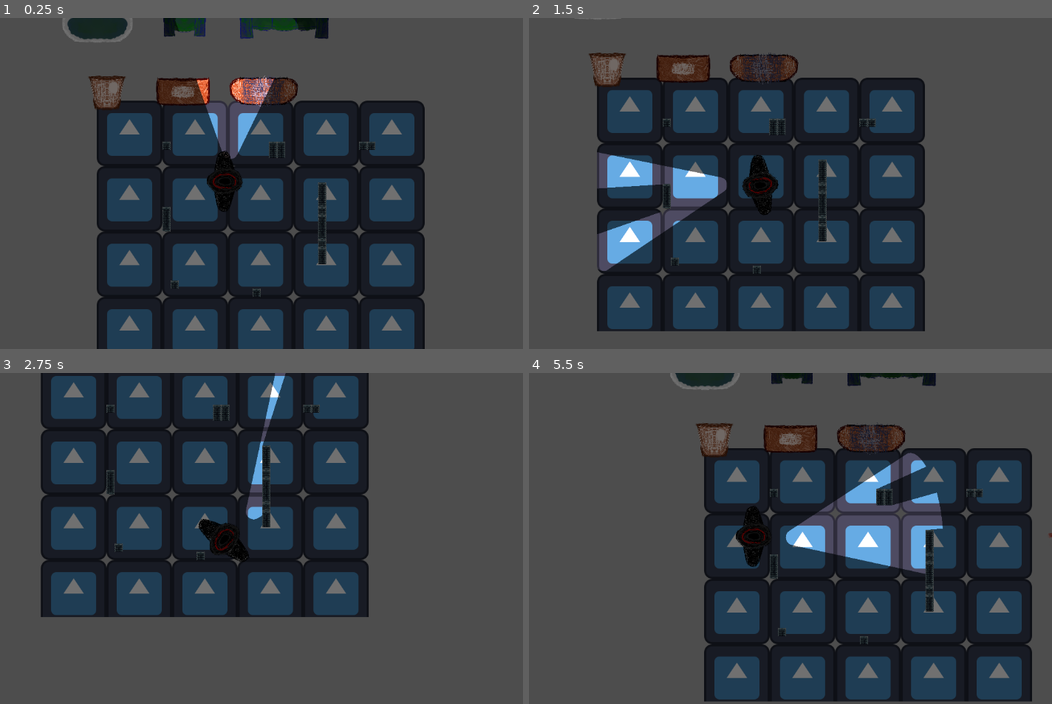
Above: before the commit, frames 1-4 (two rows, left to right).
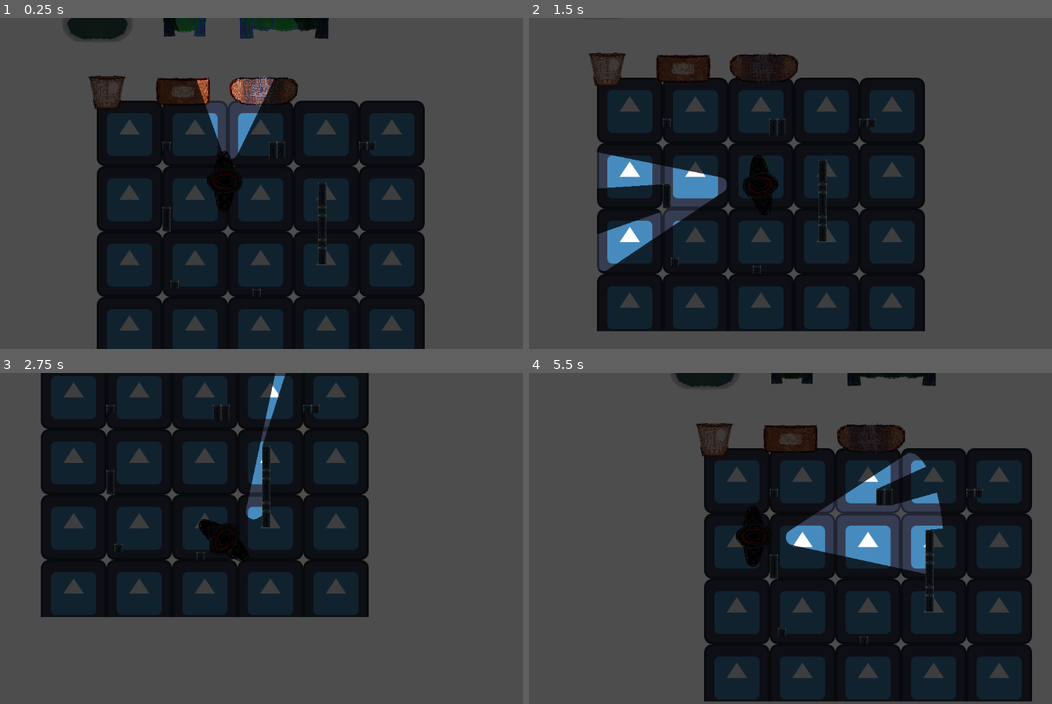
Above: after the commit, the same moments.

Repository: Bedmeister/creepy_game_project2
Game: Godot game, scene res://Scenes/Main.tscn
Two runs of this game, one before a commit and one after it. Both use one fixed random seed, a clock stepped at 60 frames per second and the inputs below. The engine's default icon, where the game draws it, is replaced by a stand-in: a white triangle on a blue panel in a dark square.
Inputs (mouse positions are in pixels of both pictures, inside the frame that each line leads up to):
- Up to frame 1 (0.25 s): no input
- Up to frame 2 (1.5 s): tap Enter at 0.5 s; move the mouse to (884, 166) at 0.52 s; hold Right (ui_right) 0.53-1.28 s; hold Q (pull) 0.53-1.28 s; move the mouse to (638, 200) at 1.27 s; hold Down (ui_down) from 1.28 s (still down); tap Q (pull) at 1.35 s
- Up to frame 3 (2.75 s): move the mouse to (287, 465) at 2.02 s; release Down (ui_down) at 2.03 s; hold Right (ui_right) from 2.03 s (still down); hold Q (pull) from 2.03 s (still down)
- Up to frame 4 (5.5 s): move the mouse to (727, 604) at 2.77 s; release Right (ui_right) at 2.78 s; release Q (pull) at 2.78 s; hold Up (ui_up) 2.78-3.53 s; tap Q (pull) at 2.85, 4.35 s; move the mouse to (931, 588) at 3.52 s; hold Q (pull) 3.53-4.28 s; hold Left (ui_left) 3.53-5.03 s; move the mouse to (581, 488) at 4.27 s; move the mouse to (785, 538) at 5.02 s; hold Down (ui_down) from 5.03 s (still down); hold Q (pull) from 5.03 s (still down)

The runs differ from the first frame. In frame 1, 23% of the frame differs, in the area x 11-80%, y 0-100%; in frame 2, 23%; in frame 3, 21%; in frame 4, 23%.

Commit message:
crawler visible only to light

Diff:
--- a/Scenes/EnemyScenes/crawler.tscn
+++ b/Scenes/EnemyScenes/crawler.tscn
@@ -1,7 +1,10 @@
-[gd_scene load_steps=5 format=3 uid="uid://dg63pxk5l5agg"]
+[gd_scene load_steps=6 format=3 uid="uid://dg63pxk5l5agg"]
 
 [ext_resource type="Script" path="res://Scripts/EnemyScripts/crawler.gd" id="1_yw5q8"]
 [ext_resource type="Texture2D" uid="uid://b5tkrvcytxjco" path="res://Assets/Enemies/Crawler/spr_crawler_idle.png" id="2_igxi3"]
+
+[sub_resource type="CanvasItemMaterial" id="CanvasItemMaterial_sgy5m"]
+light_mode = 2
 
 [sub_resource type="RectangleShape2D" id="RectangleShape2D_bspbo"]
 size = Vector2(69, 130)
@@ -19,6 +22,7 @@
 script = ExtResource("1_yw5q8")
 
 [node name="AnimatedSprite2D" type="Sprite2D" parent="."]
+material = SubResource("CanvasItemMaterial_sgy5m")
 texture = ExtResource("2_igxi3")
 
 [node name="CollisionShape2D" type="CollisionShape2D" parent="."]
--- a/Scenes/House/testFloor.tscn
+++ b/Scenes/House/testFloor.tscn
@@ -225,4 +225,4 @@
 layer_0/tile_data = PackedInt32Array(-851985, 0, 0, -786449, 0, 1, -720913, 0, 2, -655377, 0, 3, -589841, 0, 4, -524305 …(22932 unchanged characters)…
 
 [node name="CanvasModulate" type="CanvasModulate" parent="."]
-color = Color(0.439049, 0.439049, 0.439049, 1)
+color = Color(0.244776, 0.244776, 0.244776, 1)
--- a/Scenes/Player/my_hero.tscn
+++ b/Scenes/Player/my_hero.tscn
@@ -31,8 +31,10 @@
 position = Vector2(-0.705658, 10)
 rotation = 1.56536
 scale = Vector2(0.372029, 0.479543)
-color = Color(1, 0.783833, 0.75517, 1)
+color = Color(1, 0.994169, 0.993341, 1)
+blend_mode = 2
 shadow_enabled = true
+shadow_item_cull_mask = 3
 texture = ExtResource("2_ul8ox")
 offset = Vector2(573.845, -7.10747)
 script = ExtResource("4_2w8kg")
